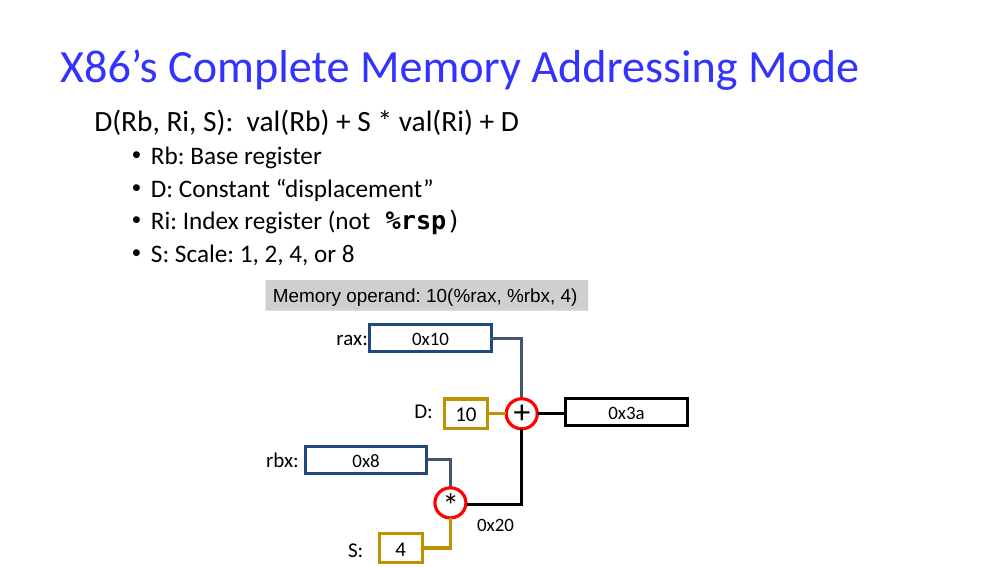
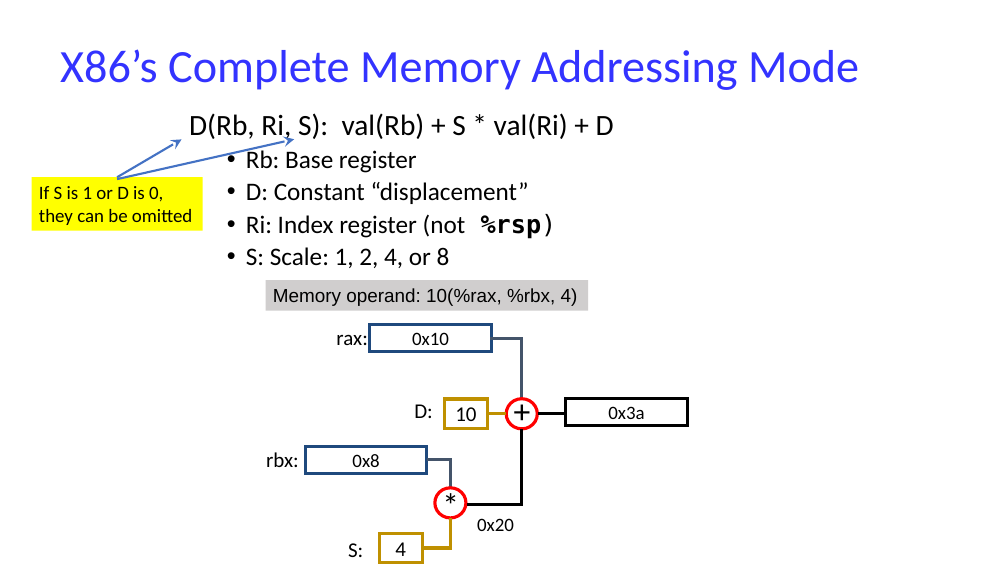
Before and after one commit to NYU-CSO/nyu-cso.github.io, a slide deck: slide 27 of notes/07-Machine_Basics_cont.pptx (slide 31 before the commit). Drawn at 1008x567 pixels with LibreOffice and Linux fonts; fonts in the diff are those of the drawing. Boxes give left, top, right and bottom in pixels: in the first picture for what was removed or moved away, otherwise in the second. Text is boxed around its words. In the diff, an @@ line names an element or a change of style, - is before the commit and + after.

```diff
--- a/notes/07-Machine_Basics_cont.pptx
+++ b/notes/07-Machine_Basics_cont.pptx
@@ text "D(Rb, Ri, S): val(Rb) + ...": place and size @@
-text "D(Rb, Ri, S): val(Rb) + ..." at (94,109,519,265)
+text "D(Rb, Ri, S): val(Rb) + ..." at (189,113,614,268)
@@ arrow added from (117, 177) to (181, 139), #4472C4 2 pt @@
@@ arrow added from (117, 179) to (294, 139), #4472C4 2 pt @@
@@ rectangle added at (32,177,203,231), fill #FFFF00, 18 pt, text #000000 @@
+If S is 1 or D is 0,
+they can be omitted
```
Also in this commit, not shown: 7 other slides changed, 4 slides removed, 1 other file.
